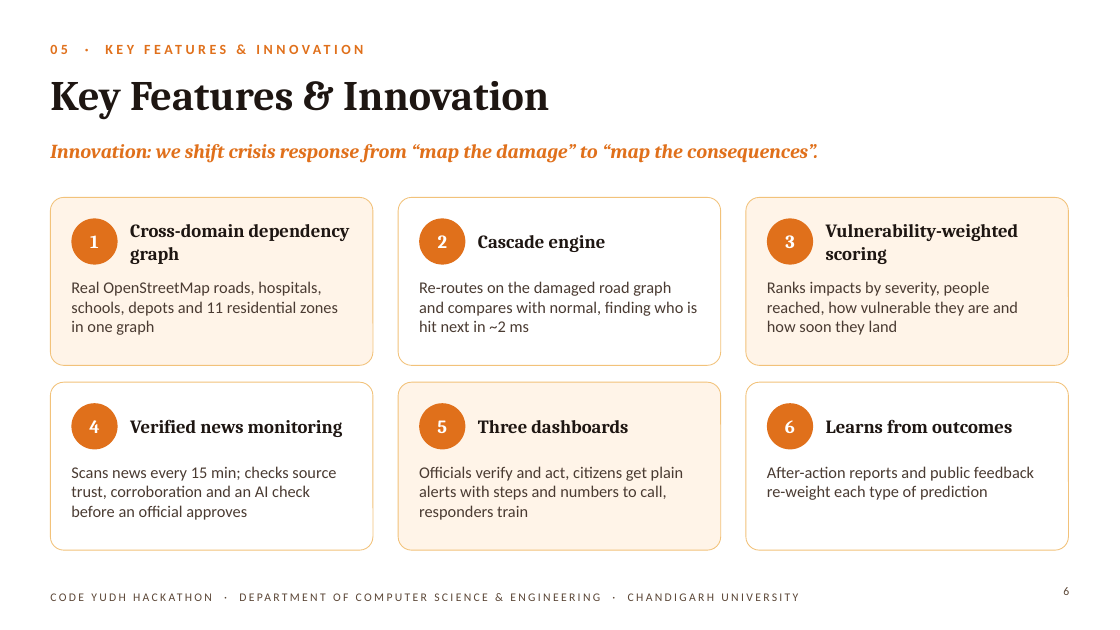
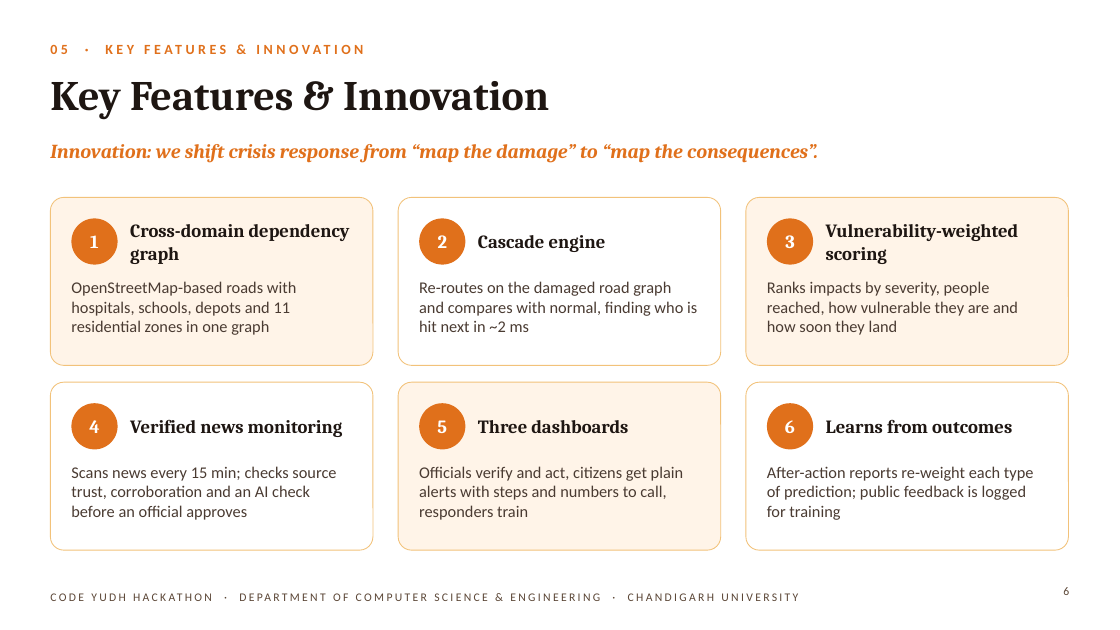
Before and after one commit to as3601/ripple-second-order-victims, a slide deck: slide 6 of Code_Yudh_Ripple_Final.pptx. Drawn at 1120x630 pixels with LibreOffice and Linux fonts; fonts in the diff are those of the drawing; background and template pictures are left out. Boxes give left, top, right and bottom in pixels: in the first picture for what was removed or moved away, otherwise in the second. Text is boxed around its words. In the diff, an @@ line names an element or a change of style, - is before the commit and + after.

```diff
--- a/Code_Yudh_Ripple_Final.pptx
+++ b/Code_Yudh_Ripple_Final.pptx
@@ text at (71, 281, 296, 335): text changed @@
-Real OpenStreetMap roads, hospitals, schools, depots and 11 residential zones in one graph
+OpenStreetMap-based roads with hospitals, schools, depots and 11 residential zones in one graph
@@ text at (767, 466, 1034, 520): text changed @@
-After-action reports and public feedback re-weight each type of prediction
+After-action reports re-weight each type of prediction; public feedback is logged for training
```
Also in this commit, not shown: 3 other slides changed, 1 slide added.
